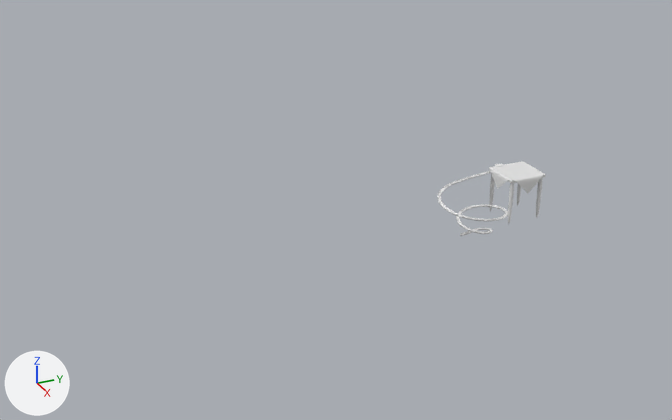
Renders of the Blender file 04-Shots/shot4.blend from each side of a commit.
Rendered twice from a 50 mm lens placed at (106.5, -77.6, 52.5), pointed at (1.6, -30.3, 0.0). Arrows for +X, +Y and +Z are at lower left; the lights stay in place. Mesh edges are drawn as thin lines on the coarser meshes. Materials are left out; every surface is plain grey.

The older version as bpy lines, for what is in view:
```python
ob_spirale___kugel = bpy.data.objects.new('spirale + Kugel', None)
ob_spirale___kugel.location = (3.8, -8.9, -6.0)
ob_spirale___kugel.scale = (-0.25, 0.25, 0.25)
ob_spirale___kugel.show_instancer_for_render = False
ob_spirale___kugel.instance_type = 'COLLECTION'
ob_spirale___kugel.instance_collection = col_spirale___kugel
ob_tisch_002 = bpy.data.objects.new('tisch.002', None)
ob_tisch_002.location = (0.0, 0.0, 0.0)
ob_tisch_002.show_instancer_for_render = False
ob_tisch_002.instance_type = 'COLLECTION'
ob_tisch_002.instance_collection = col_tisch_002
```
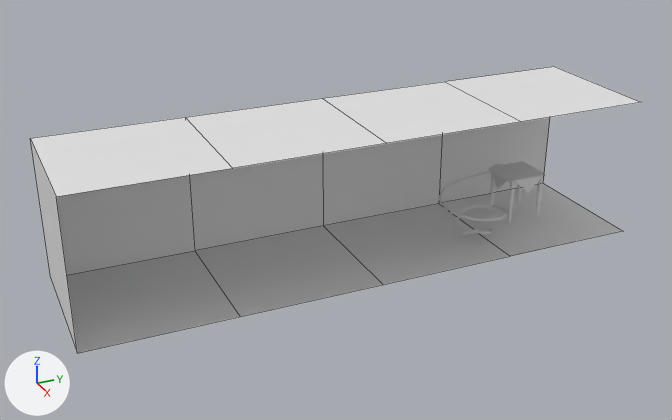
Boxes [x1, y1, x2, y2] around the edits, measured in the pictures (672 x 420 px):
'room.001', added
    after: [31, 67, 641, 353]

Diff of the bpy script that builds the scene:
```diff
--- a/04-Shots/shot4.blend.py
+++ b/04-Shots/shot4.blend.py
@@ ob_room_001 @@
+ob_room_001 = bpy.data.objects.new('room.001', None)
+ob_room_001.location = (0.0, 0.0, -8.0)
+ob_room_001.show_instancer_for_render = False
+ob_room_001.instance_type = 'COLLECTION'
+ob_room_001.instance_collection = col_room
```
